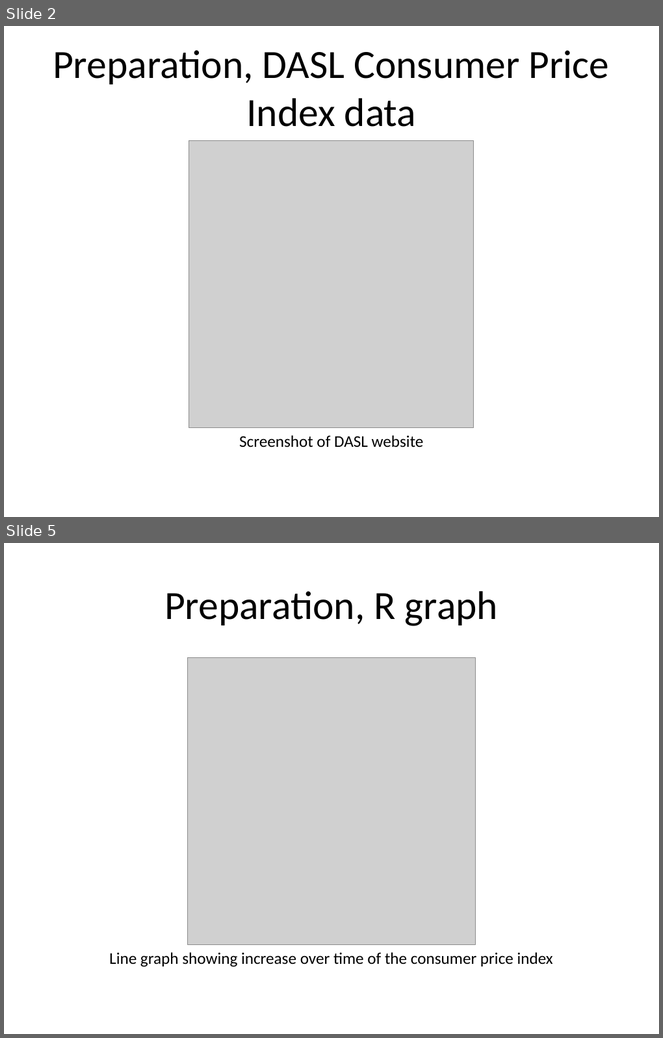
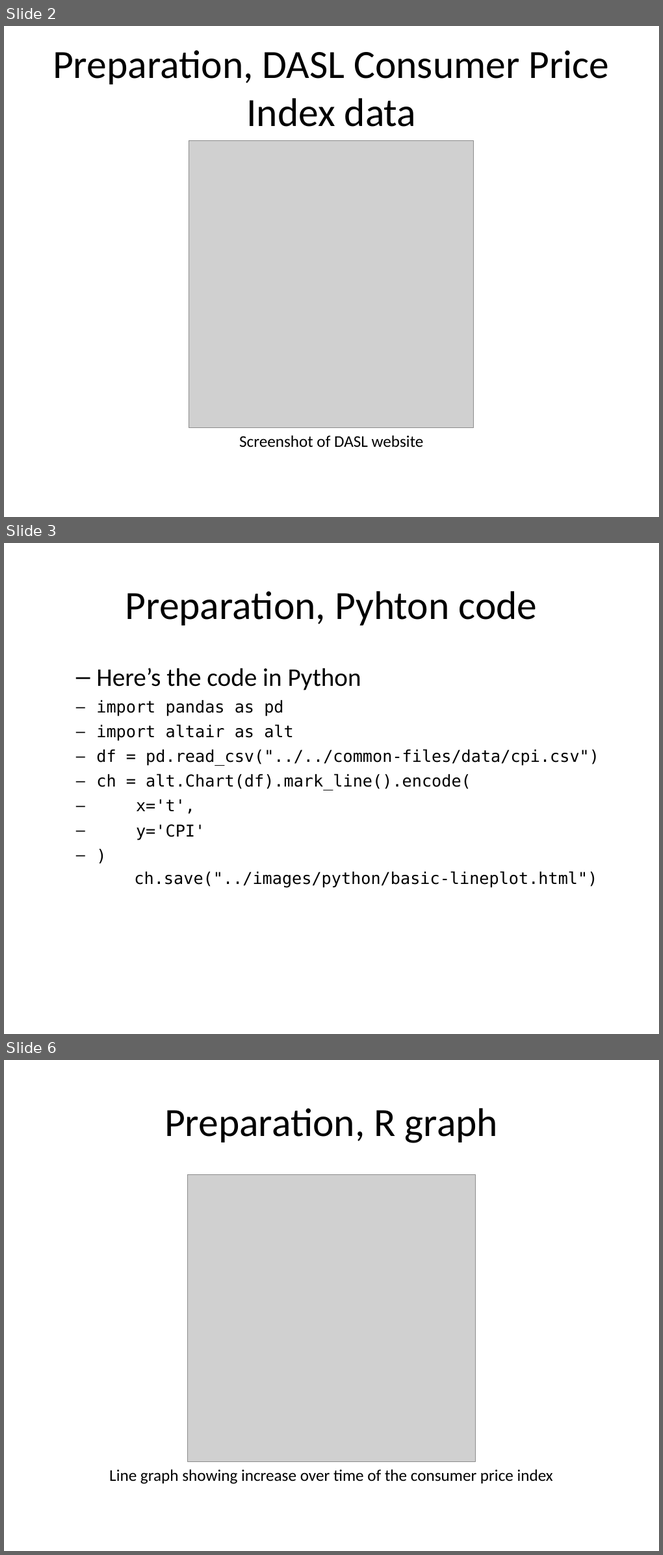
Before and after one commit to pmean/data-visualization, a slide deck: data-viz-03/component/preparation.pptx. Shown one above the other, each under a label of ours: slides 2 and 5 before the commit, slides 2, 3 and 6 after it; the slides between them are not shown. The pictures are 663x1038 and 663x1555 pixels, drawn with LibreOffice and Linux fonts; fonts in the diff are those of the drawing; grey boxes stand for pictures. Boxes give left, top, right and bottom in pixels: in the first picture for what was removed or moved away, otherwise in the second. Text is boxed around its words. In the diff, an @@ line names an element or a change of style, - is before the commit and + after.

Commit message:
Added Python and Tableau to data-viz-03 fundamentals

```diff
--- a/data-viz-03/component/preparation.pptx
+++ b/data-viz-03/component/preparation.pptx
@@ slide 3 added at [4, 543, 659, 1034], background #FFFFFF @@
@@ title added at [126, 591, 538, 626], 44 pt, text #000000 @@
+Preparation, Pyhton code
@@ text added at [96, 668, 599, 888], 18 pt, text #000000 @@
+  – Here’s the code in Python
+import pandas as pd
+import altair as alt
+df = pd.read_csv("../../common-files/data/cpi.csv")
+ch = alt.Chart(df).mark_line().encode(
+x='t',
+y='CPI'
+)
+ch.save("../images/python/basic-lineplot.html")
@@ what was slide 5 is now slide 6 @@
```
Also in this commit, not shown: 1 slide changed, 3 other slides added, 2 slides removed, 23 other files.
